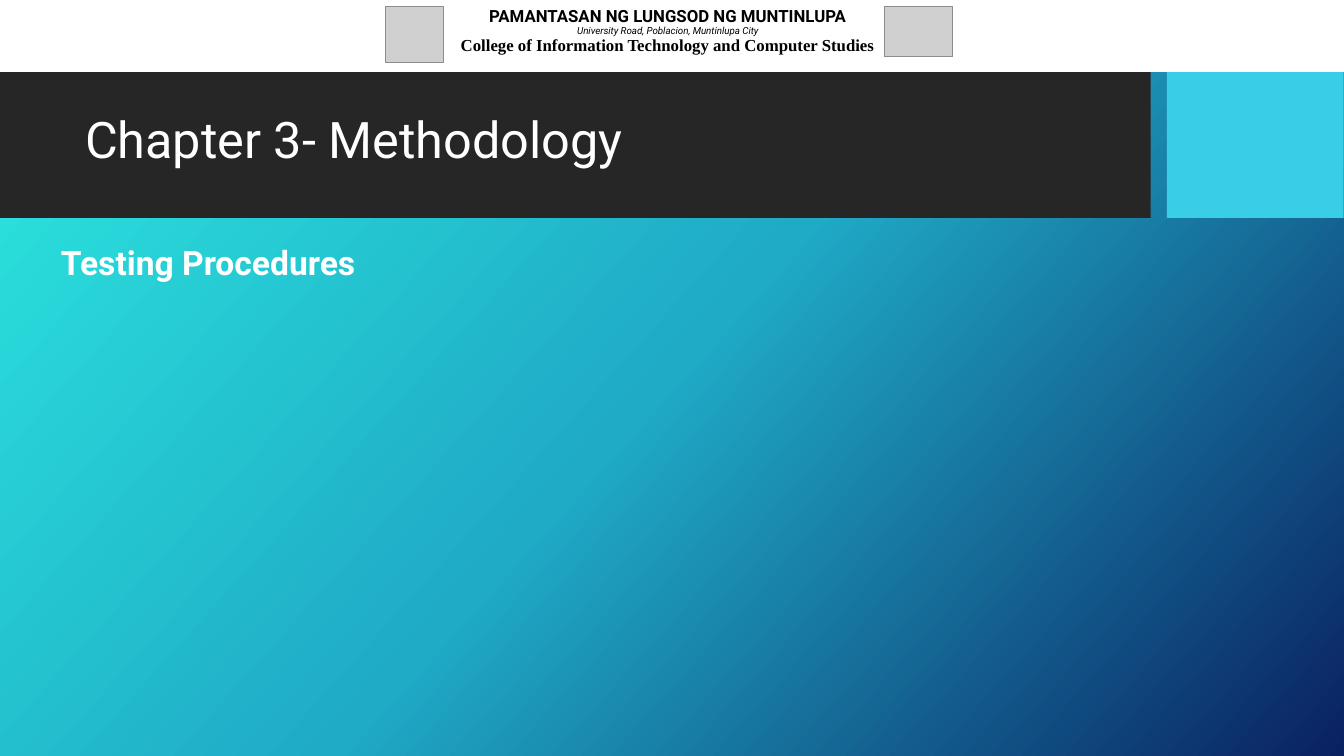
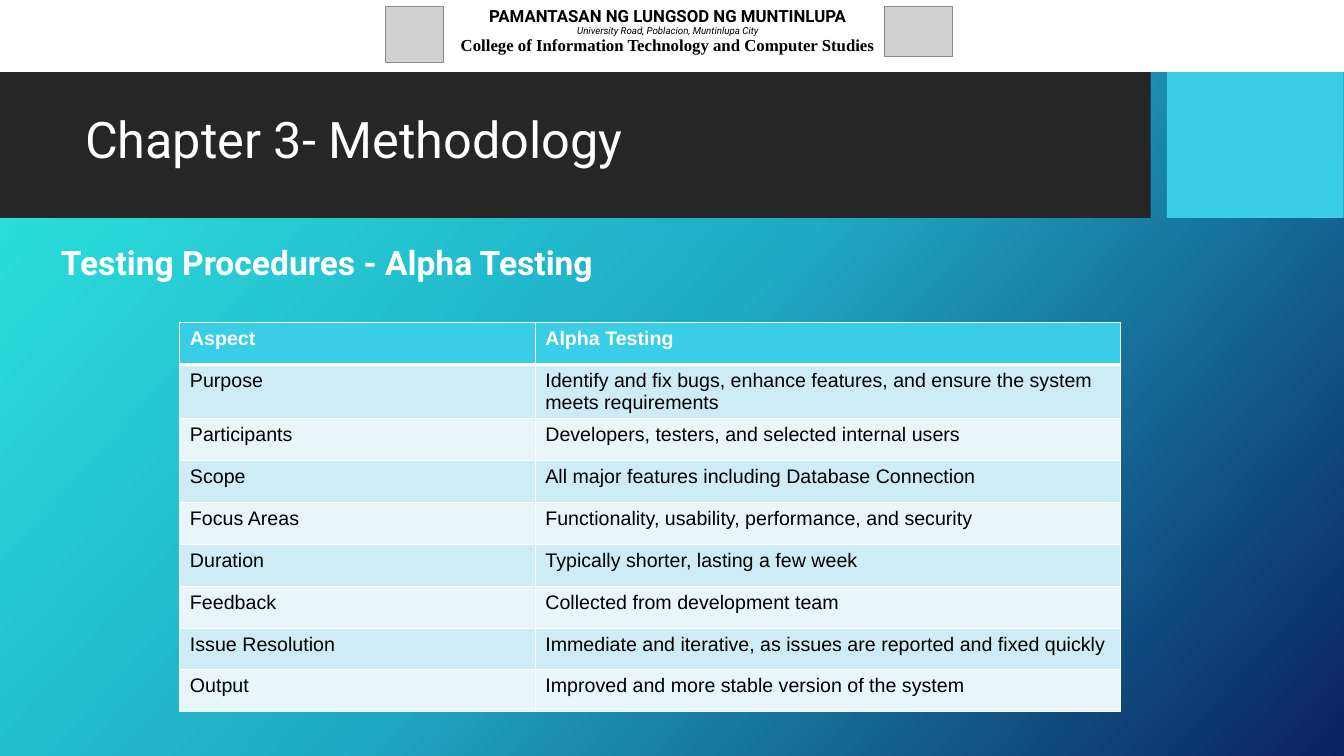
Before and after one commit to JcFaderanga/capstoneRepo, a slide deck: slide 17 of Proposal Defense - Presentation Slide Format.pptx (slide 15 before the commit). Drawn at 1344x756 pixels with LibreOffice and Linux fonts; fonts in the diff are those of the drawing; grey boxes stand for pictures; background and template pictures are left out. Boxes give left, top, right and bottom in pixels: in the first picture for what was removed or moved away, otherwise in the second. Text is boxed around its words. In the diff, an @@ line names an element or a change of style, - is before the commit and + after.

```diff
--- a/Proposal Defense - Presentation Slide Format.pptx
+++ b/Proposal Defense - Presentation Slide Format.pptx
@@ text at (x1=61, y1=249, x2=593, y2=282): text changed @@
-Testing Procedures
+Testing Procedures - Alpha Testing
@@ table added at (x1=179, y1=323, x2=1121, y2=715), 9 rows, 2 columns @@
+Aspect | Alpha Testing
+Purpose | Identify and fix bugs, enhance features, and ensure the system meets requirements
+Participants | Developers, testers, and selected internal users
+Scope | All major features including Database Connection
+Focus Areas | Functionality, usability, performance, and security
+Duration | Typically shorter, lasting a few week
+Feedback | Collected from development team
+Issue Resolution | Immediate and iterative, as issues are reported and fixed quickly
+Output | Improved and more stable version of the system
```
Also in this commit, not shown: 9 other slides changed, 3 slides added, 3 other files.
